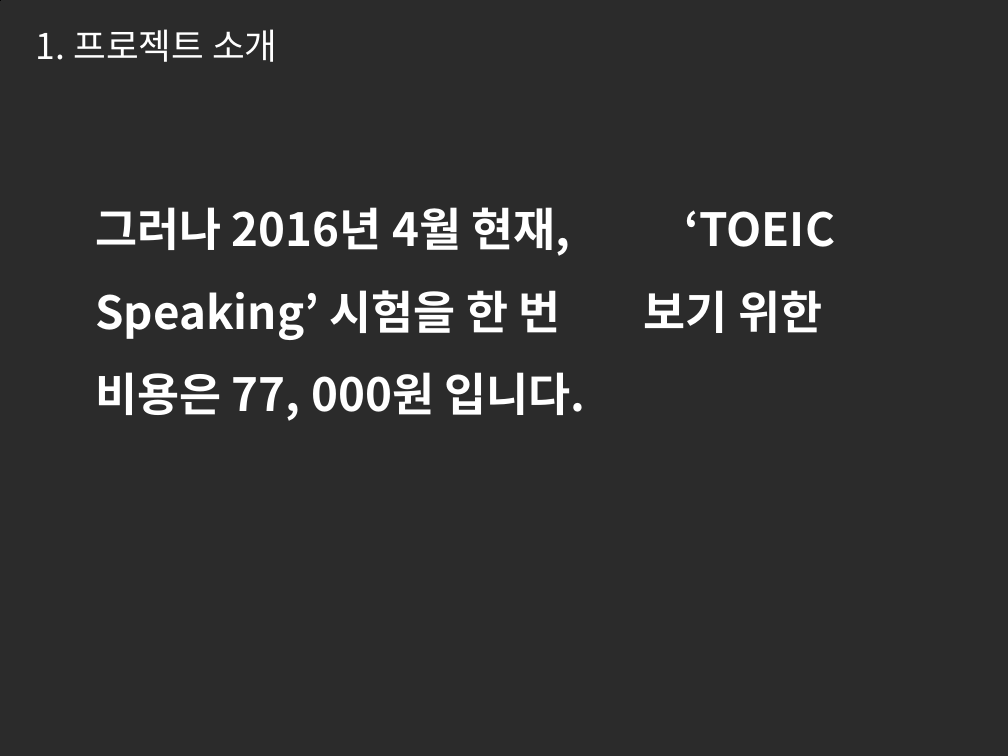
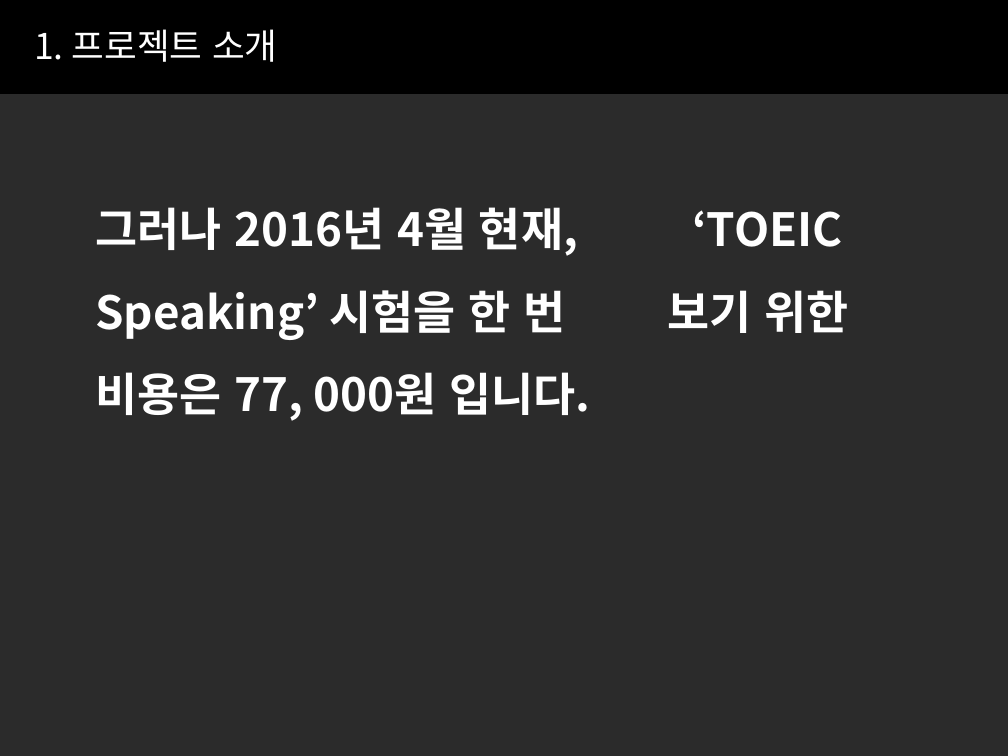
Before and after one commit to hkemt/doc, a slide deck: slide 3 of EMT_doc/1_EMT_Final_Report/EMT_FinalReport.pptx. Drawn at 1008x756 pixels with LibreOffice and Linux fonts; fonts in the diff are those of the drawing; background and template pictures are left out; a plain dark background stands for a picture behind light text. Boxes give left, top, right and bottom in pixels: in the first picture for what was removed or moved away, otherwise in the second. Text is boxed around its words. In the diff, an @@ line names an element or a change of style, - is before the commit and + after.

```diff
--- a/EMT_doc/1_EMT_Final_Report/EMT_FinalReport.pptx
+++ b/EMT_doc/1_EMT_Final_Report/EMT_FinalReport.pptx
@@ freeform shape at [0, 0, 1008, 93]: outline #000000 0.75 pt to #000000 0 pt; outline redrawn @@
@@ text "그러나 2016년 4월 현재, ‘TOEIC ..." rewrapped from [95, 207, 835, 421] to [95, 207, 849, 421] @@
```
Also in this commit, not shown: 19 other slides changed.
